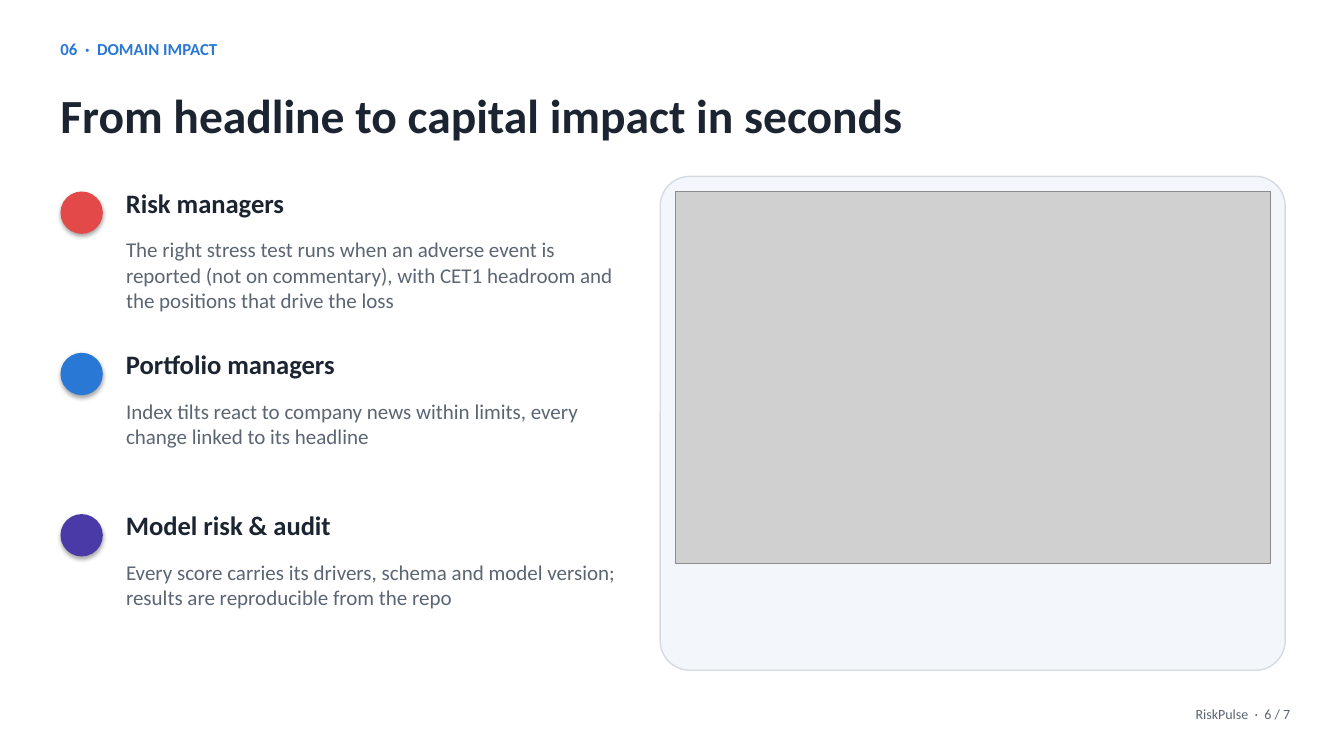
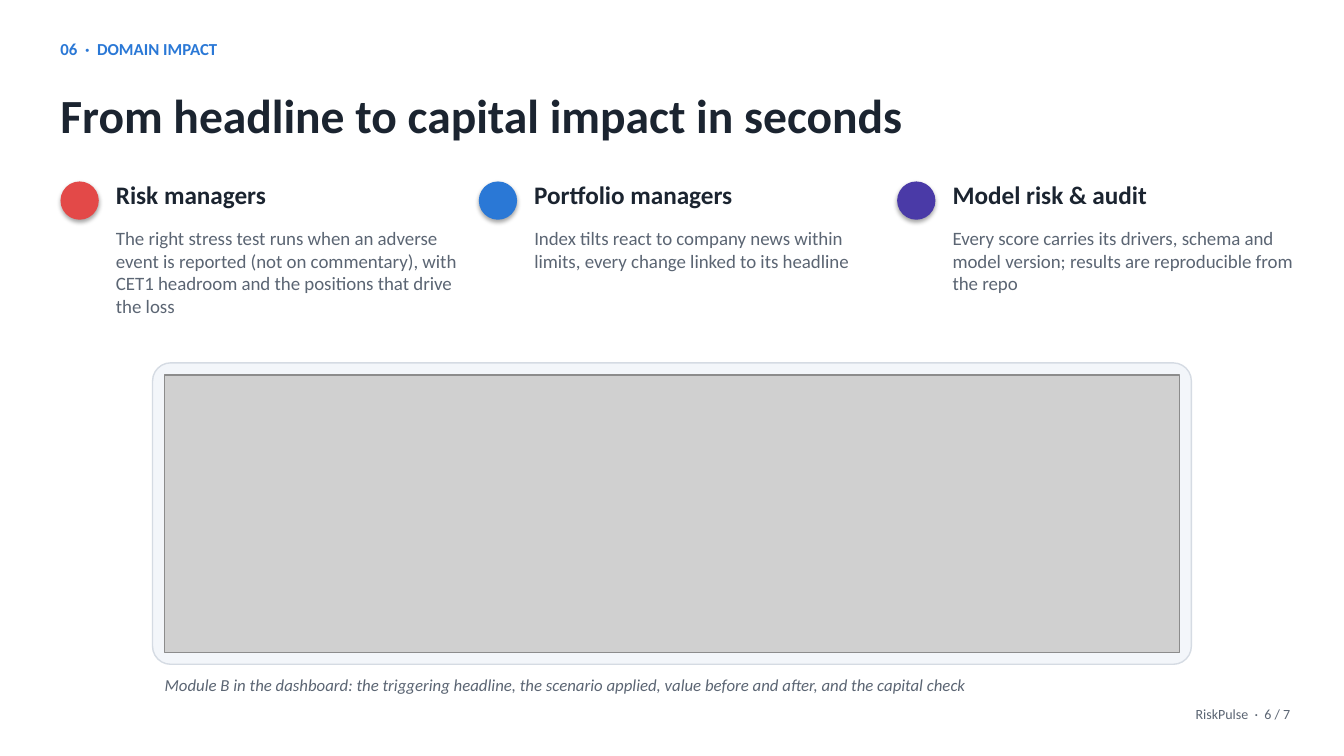
Before and after one commit to Realmer01/iitkgp-anish-karthik-ayyagari-hackathon, a slide deck: slide 6 of docs/presentation.pptx. Drawn at 1344x756 pixels with LibreOffice and Linux fonts; fonts in the diff are those of the drawing; grey boxes stand for pictures. Boxes give left, top, right and bottom in pixels: in the first picture for what was removed or moved away, otherwise in the second. Text is boxed around its words. In the diff, an @@ line names an element or a change of style, - is before the commit and + after.

Commit message:
docs: final metrics, README results, screenshots and deck
Adds the two-year trigger test, the red-alert result and the triage funnel
to metrics.json and the README; screenshots show the alert levels and the
portfolio summary; the deck gets the new slide 5 and a readable slide 6.

```diff
--- a/docs/presentation.pptx
+++ b/docs/presentation.pptx
@@ text "Risk managers": place and size @@
-text "Risk managers" at box(126, 194, 284, 218)
+text "Risk managers" at box(116, 186, 266, 209)
@@ text "Portfolio managers": place and size @@
-text "Portfolio managers" at box(126, 355, 334, 379)
+text "Portfolio managers" at box(534, 186, 732, 209)
@@ size 19 to 18 pt in 3 elements at box(116, 186, 266, 209), box(534, 186, 732, 209), box(953, 186, 1146, 204) @@
@@ text "Model risk & audit": place and size @@
-text "Model risk & audit" at box(126, 516, 330, 536)
+text "Model risk & audit" at box(953, 186, 1146, 204)
@@ ellipse: place and size @@
-ellipse at box(60, 192, 103, 234)
+ellipse at box(60, 181, 99, 220)
@@ ellipse: place and size @@
-ellipse at box(60, 353, 103, 395)
+ellipse at box(479, 181, 517, 220)
@@ picture removed at box(676, 192, 1270, 564) @@
@@ ellipse: place and size @@
-ellipse at box(60, 514, 103, 557)
+ellipse at box(897, 181, 936, 220)
@@ text "The right stress test runs ...": place and size @@
-text "The right stress test runs ..." at box(126, 242, 612, 312)
+text "The right stress test runs ..." at box(116, 232, 456, 313)
@@ text "Index tilts react to company ...": place and size @@
-text "Index tilts react to company ..." at box(126, 404, 578, 448)
+text "Index tilts react to company ..." at box(534, 232, 849, 271)
@@ size 15 to 13.5 pt in 3 elements at box(116, 232, 456, 313), box(534, 232, 849, 271), box(953, 232, 1293, 293) @@
@@ text "Every score carries its drivers, ...": place and size @@
-text "Every score carries its drivers, ..." at box(126, 565, 614, 609)
+text "Every score carries its drivers, ..." at box(953, 232, 1293, 293)
@@ rounded rectangle: place and size @@
-rounded rectangle at box(660, 176, 1286, 670)
+rounded rectangle at box(152, 363, 1192, 664)
@@ picture added at box(164, 375, 1180, 652) @@
@@ text added at box(165, 679, 965, 694), 12 pt, text #5B6573, italic @@
+Module B in the dashboard: the triggering headline, the scenario applied, value before and after, and the capital check
```
Also in this commit, not shown: 3 other slides changed, 13 other files.
